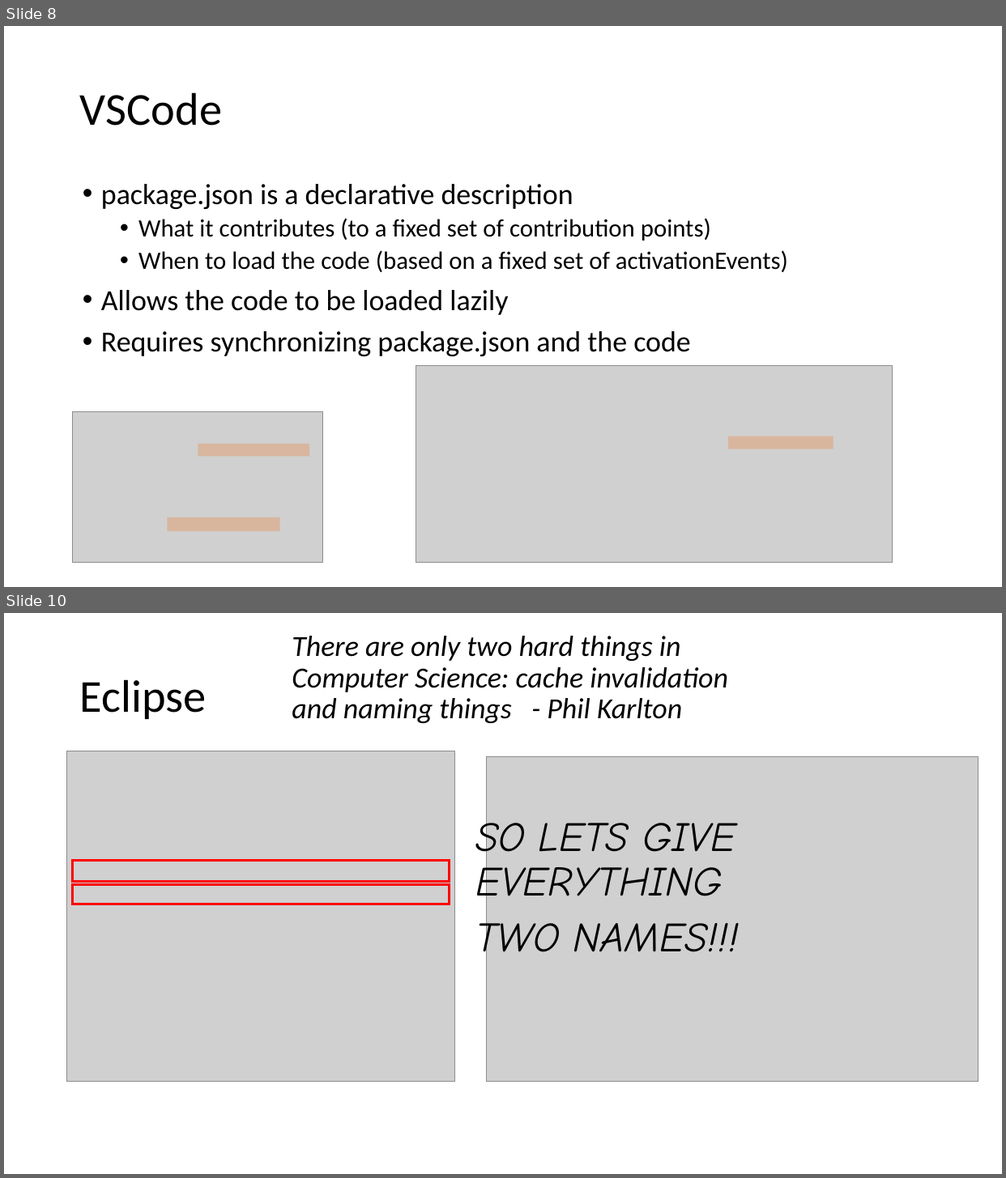
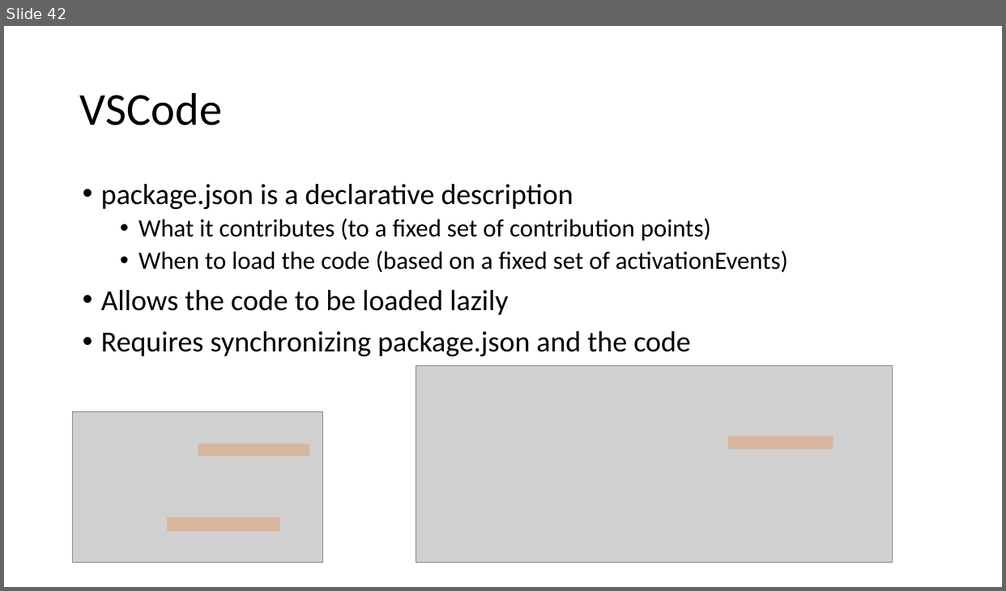
Before and after one commit to diffplug/sockets-and-plugs, a slide deck: Sockets and Plugs.pptx. Shown one above the other, each under a label of ours: slides 8 and 10 before the commit, slide 42 after it; the slides between them are not shown. The pictures are 1006x1178 and 1006x591 pixels, drawn with LibreOffice and Linux fonts; fonts in the diff are those of the drawing; grey boxes stand for pictures. Boxes give left, top, right and bottom in pixels: in the first picture for what was removed or moved away, otherwise in the second. Text is boxed around its words. In the diff, an @@ line names an element or a change of style, - is before the commit and + after.

```diff
--- a/Sockets and Plugs.pptx
+++ b/Sockets and Plugs.pptx
@@ slide 10 removed at [4, 613, 1002, 1174], background #FFFFFF @@
@@ text removed at [292, 636, 728, 723] @@
-There are only two hard things in Computer Science: cache invalidation and naming things - Phil Karlton
@@ title removed at [80, 679, 206, 719] @@
-Eclipse
@@ picture removed at [67, 752, 455, 1082] @@
@@ picture removed at [487, 756, 978, 1082] @@
@@ text removed at [475, 815, 739, 965] @@
-SO LETS GIVE EVERYTHING
-TWO NAMES!!!
@@ rectangle removed at [73, 861, 450, 882] @@
@@ rectangle removed at [73, 884, 450, 905] @@
@@ what was slide 8 is now slide 42 @@
```
Also in this commit, not shown: 11 slides changed, 9 slides added, 4 other slides removed.
